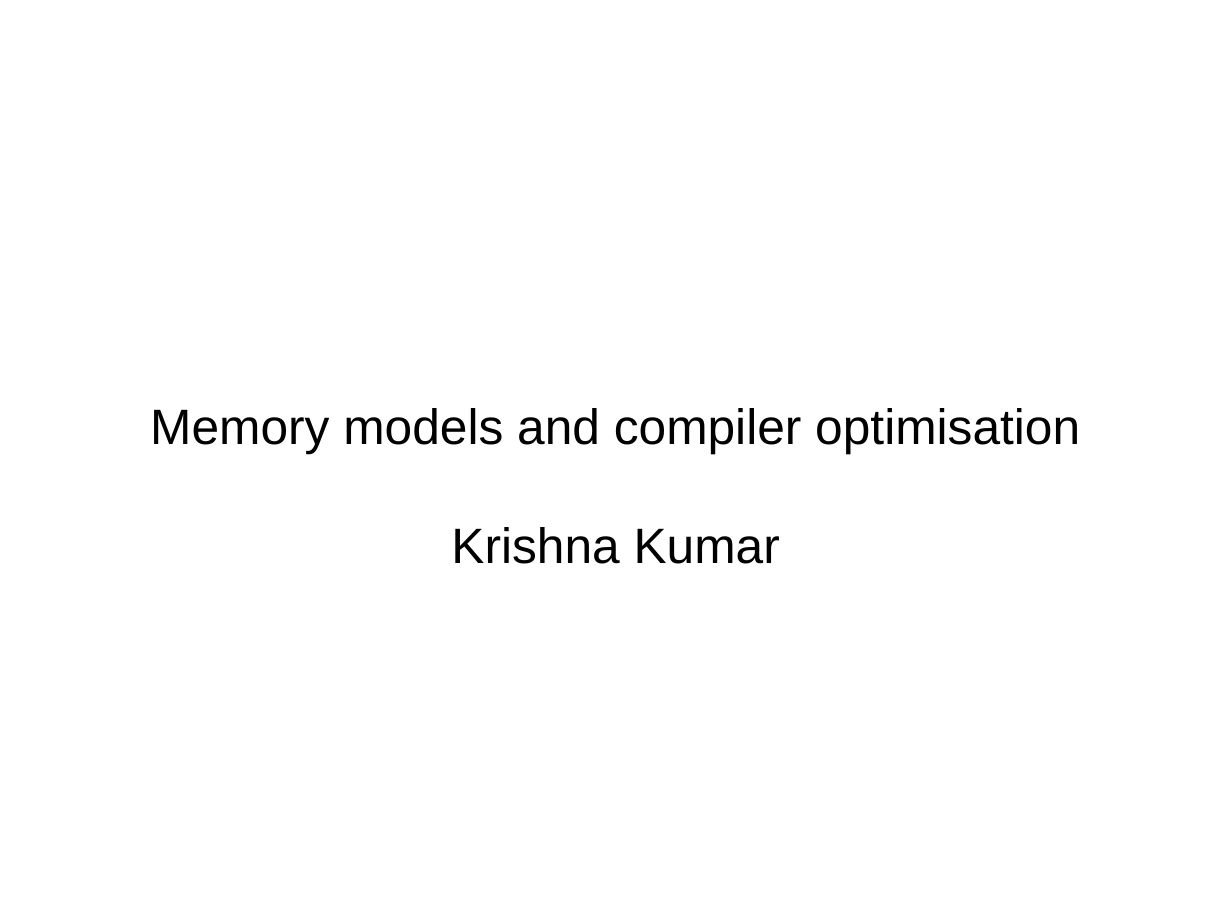
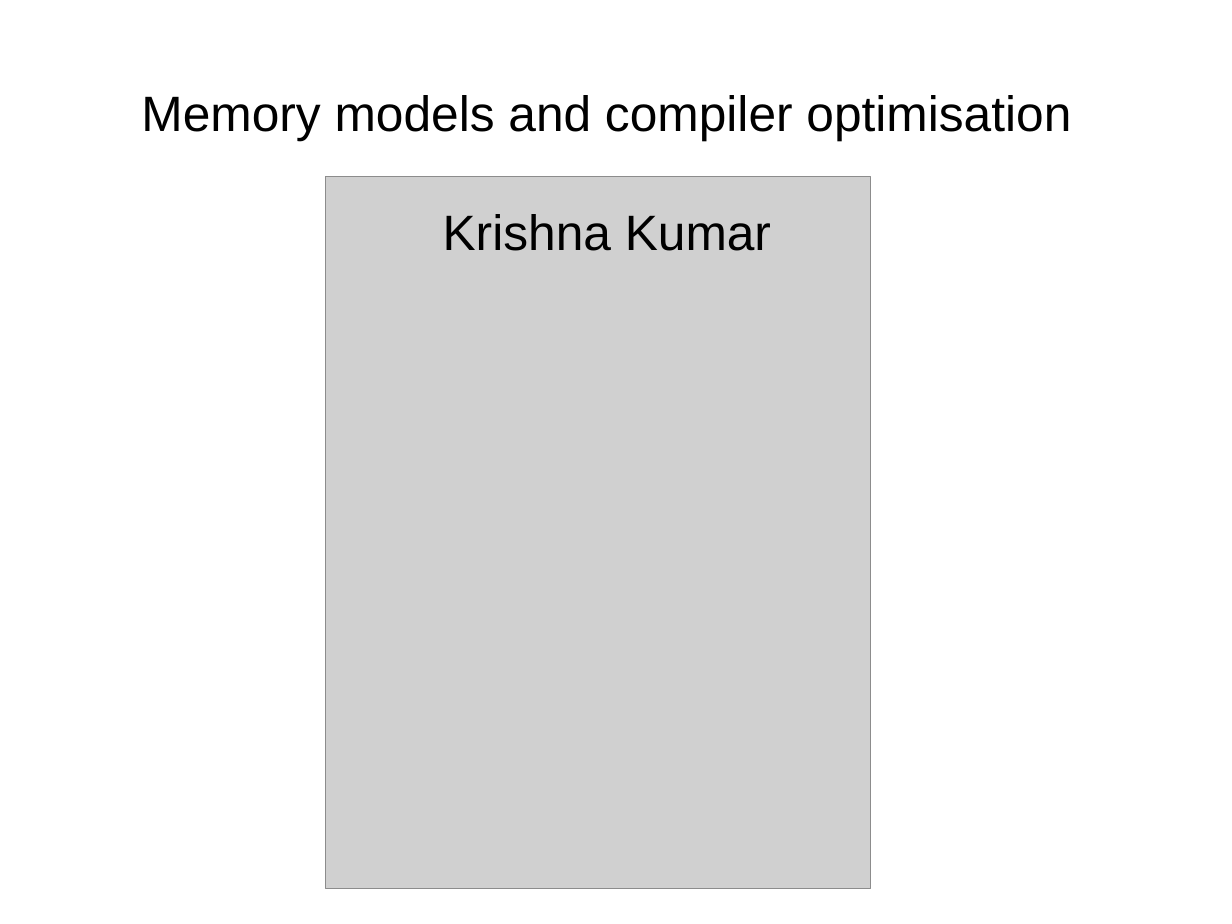
Before and after one commit to kks32/cpp-software-development, a slide deck: slide 1 of Ex14_Memory_Models_Compiler_Optimisation/Ex14_Memory_Models_Compiler_Optimisation.odp. Drawn at 1232x924 pixels with LibreOffice and Linux fonts; fonts in the diff are those of the drawing; grey boxes stand for pictures; background and template pictures are left out. Boxes give left, top, right and bottom in pixels: in the first picture for what was removed or moved away, otherwise in the second. Text is boxed around its words. In the diff, an @@ line names an element or a change of style, - is before the commit and + after.

```diff
--- a/Ex14_Memory_Models_Compiler_Optimisation/Ex14_Memory_Models_Compiler_Optimisation.odp
+++ b/Ex14_Memory_Models_Compiler_Optimisation/Ex14_Memory_Models_Compiler_Optimisation.odp
@@ subtitle "Memory models and compiler optimisation ...": place and size @@
-subtitle "Memory models and compiler optimisation ..." at [150,408,1080,564]
+subtitle "Memory models and compiler optimisation ..." at [141,95,1071,251]
@@ picture added at [325,177,871,890] @@
```
Also in this commit, not shown: 18 other slides changed, 6 other files.
